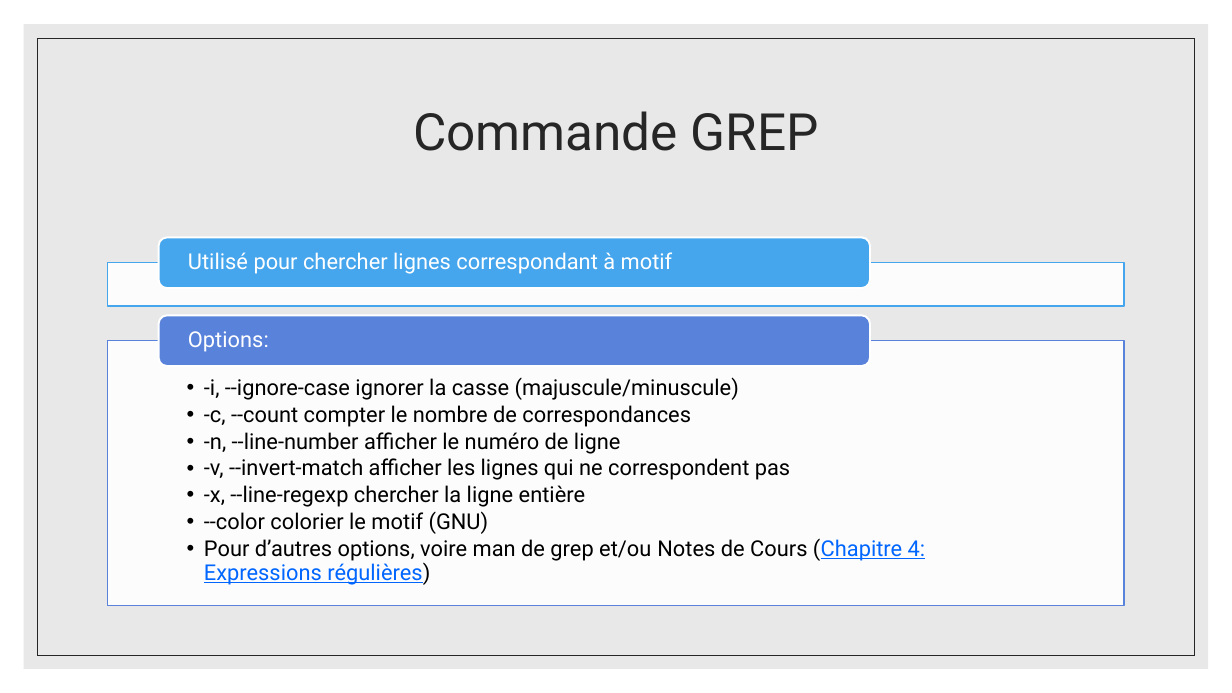
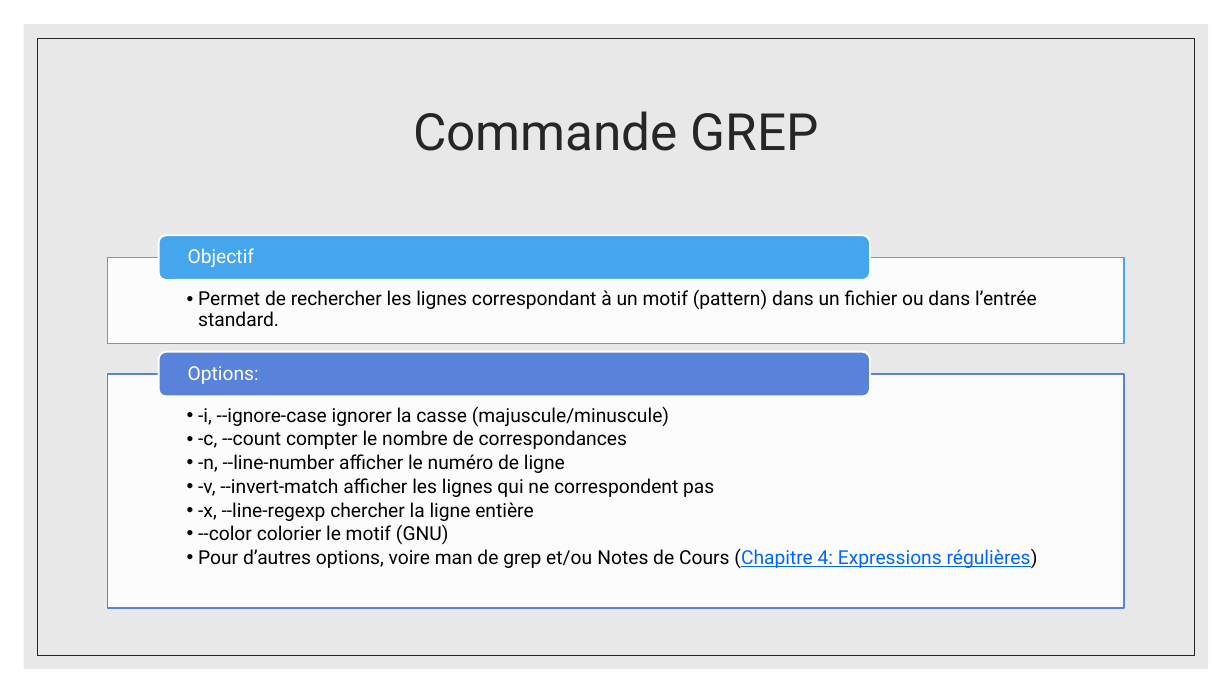
Before and after one commit to George-Fam/UQAM-Labos, a slide deck: slide 5 of INF1070/Lab05 - Diapos.pptx. Drawn at 1232x693 pixels with LibreOffice and Linux fonts; fonts in the diff are those of the drawing. Boxes give left, top, right and bottom in pixels: in the first picture for what was removed or moved away, otherwise in the second. Text is boxed around its words. In the diff, an @@ line names an element or a change of style, - is before the commit and + after.

Commit message:
Fix regex mistakes

```diff
--- a/INF1070/Lab05 - Diapos.pptx
+++ b/INF1070/Lab05 - Diapos.pptx
@@ rounded rectangle: place and size @@
-rounded rectangle at [159, 238, 871, 288]
+rounded rectangle at [159, 236, 871, 280]
@@ rectangle: place and size @@
-rectangle at [108, 262, 1125, 306]
+rectangle at [108, 258, 1125, 344]
@@ text removed at [188, 252, 673, 274] @@
-Utilisé pour chercher lignes correspondant à motif
@@ text added at [188, 248, 255, 267], 15 pt, text #FFFFFF @@
+Objectif
@@ text added at [198, 289, 1037, 326], 15 pt, text #000000 @@
+  • Permet de rechercher les lignes correspondant à un motif (pattern) dans un fichier ou dans l’entrée standard.
@@ rounded rectangle: place and size @@
-rounded rectangle at [159, 315, 871, 366]
+rounded rectangle at [159, 352, 871, 396]
@@ text "Options:": place and size @@
-text "Options:" at [188, 331, 269, 352]
+text "Options:" at [188, 366, 259, 384]
@@ text "Options:" at [188, 366, 259, 384]: size 17 to 15 pt @@
@@ text "-i, --ignore-case ignorer la casse ...": place and size @@
-text "-i, --ignore-case ignorer la casse ..." at [204, 377, 926, 585]
+text "-i, --ignore-case ignorer la casse ..." at [198, 406, 1038, 568]
@@ text "-i, --ignore-case ignorer la casse ..." at [198, 406, 1038, 568]: size 17 to 15 pt; indent changed @@
@@ rectangle: place and size @@
-rectangle at [108, 341, 1125, 606]
+rectangle at [108, 374, 1125, 608]
```
Also in this commit, not shown: 1 other slide changed, 2 other files.
